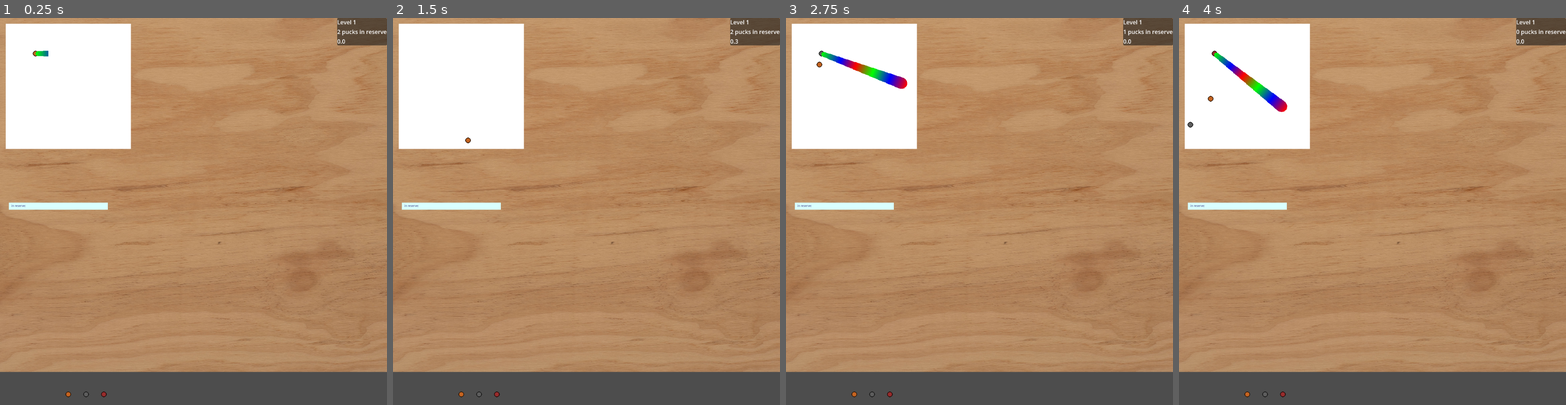
Above: before the commit, frames 1-4 (left to right).
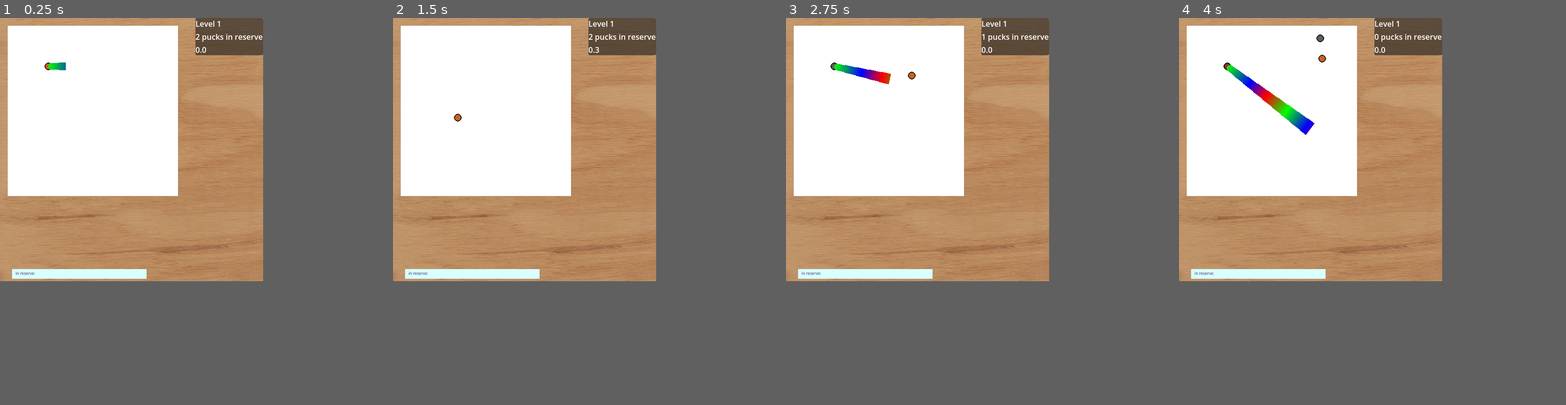
Above: after the commit, the same moments.

Repository: autumn-heights/levelherup-jam-2026
Game: Godot game, scene res://scenes/world.tscn
Same seed, same stepped clock (60 frames per second), same inputs: the game is played once before the commit and once after it.
Inputs (mouse positions are in pixels of both pictures, inside the frame that each line leads up to):
- Up to frame 1 (0.25 s): no input
- Up to frame 2 (1.5 s): tap Enter at 0.5 s; move the mouse to (671, 192) at 0.52 s; press the mouse at (671, 192) at 0.53 s; tap Space at 1.25 s; move the mouse to (509, 230) at 1.27 s; release the mouse at (509, 230) at 1.28 s; click (509, 230) at 1.35 s
- Up to frame 3 (2.75 s): move the mouse to (1018, 126) at 2.02 s; press the mouse at (1018, 126) at 2.03 s
- Up to frame 4 (4 s): move the mouse to (1353, 288) at 2.77 s; release the mouse at (1353, 288) at 2.78 s; click (1353, 288) at 2.85 s; move the mouse to (1488, 269) at 3.52 s; press the mouse at (1488, 269) at 3.53 s
In our replay, the window is 800x800 before the commit and 544x544 after it. These sizes can differ from the game's own. Grey fills any space a smaller window leaves; there, only what the larger window draws over its background counts as a difference.

The runs differ from the first frame. In frame 1, 59% of the frame differs, in the area x 0-100%, y 0-98%; in frame 2, 59%; in frame 3, 60%; in frame 4, 60%.

Commit message:
Added musak

Diff:
--- a/fill-bucket-golf/project.godot
+++ b/fill-bucket-golf/project.godot
@@ -17,8 +17,8 @@
 
 [display]
 
-window/size/viewport_width=1088
-window/size/viewport_height=1088
+window/size/viewport_width=544
+window/size/viewport_height=544
 window/stretch/mode="canvas_items"
 window/stretch/aspect="expand"
 window/stretch/scale_mode="integer"
@@ -27,6 +27,8 @@
 
 Wall=""
 Button=""
+AUDIO_Music=""
+Audio_Effect=""
 
 [input]
 
--- a/fill-bucket-golf/scenes/UI/canvas_layer.gd
+++ b/fill-bucket-golf/scenes/UI/canvas_layer.gd
@@ -5,3 +5,4 @@
 @onready var pucks_counter: Label = $InfoContainer/VBoxContainer/GridContainer/PucksCounter
 @onready var game_end_label = $GameEnd
 @onready var level_label: Label = $InfoContainer/VBoxContainer/LevelLabel
+@onready var info_container: PanelContainer = $InfoContainer
--- a/fill-bucket-golf/scenes/UI/splash_screen.tscn
+++ b/fill-bucket-golf/scenes/UI/splash_screen.tscn
@@ -2,6 +2,7 @@
 
 [ext_resource type="Script" uid="uid://d3cc7cwayqnhn" path="res://scenes/UI/splash_screen.gd" id="1_qn6m8"]
 [ext_resource type="Texture2D" uid="uid://5we87c2u6apx" path="res://icon.svg" id="2_u5mgf"]
+[ext_resource type="AudioStream" uid="uid://dltv4f4qs1fve" path="res://ART/GolfLoop1.wav" id="3_u5mgf"]
 
 [node name="SplashScreen" type="CanvasLayer" unique_id=1831439161]
 script = ExtResource("1_qn6m8")
@@ -90,3 +91,7 @@
 size_flags_horizontal = 4
 size_flags_vertical = 4
 text = "Return"
+
+[node name="AudioStreamPlayer2D" type="AudioStreamPlayer" parent="." unique_id=824973347 groups=["AUDIO_Music"]]
+stream = ExtResource("3_u5mgf")
+autoplay = true
--- a/fill-bucket-golf/scenes/puck.tscn
+++ b/fill-bucket-golf/scenes/puck.tscn
@@ -28,7 +28,7 @@
 [node name="CollisionShape2D" type="CollisionShape2D" parent="." unique_id=669082341]
 shape = SubResource("CircleShape2D_h7q0l")
 
-[node name="SamplePlayer" type="AudioStreamPlayer2D" parent="." unique_id=730197967]
+[node name="SamplePlayer" type="AudioStreamPlayer2D" parent="." unique_id=730197967 groups=["Audio_Effect"]]
 stream = SubResource("AudioStreamPolyphonic_drnfr")
 max_polyphony = 2
 script = ExtResource("3_ctoid")
--- a/fill-bucket-golf/scenes/world.gd
+++ b/fill-bucket-golf/scenes/world.gd
@@ -43,6 +43,7 @@
 
 # Called when the node enters the scene tree for the first time.
 func _ready() -> void:
+	$AudioStreamPlayer2D.play()
 	level_grid.position = level_grid.tile_set.tile_size * 0.5
 	#thrower.create_puck_request.connect(create_puck)
 	thrower.shoot_puck.connect(shoot_puck)
@@ -50,7 +51,6 @@
 
 	current_level = 1;
 	load_level(current_level);
-	$Borders.generate_borders(level_grid)
 
 
 # Called every frame. 'delta' is the elapsed time since the previous frame.
@@ -120,14 +120,26 @@
 
 func _on_report_puck_stopped(puck):
 	level_grid.puck_landed(puck)
+@export var table_border = 20
+@export var element_buffer = 10
 
 func load_level(level_id):
 	#TODO unload current level if exists
 	#TODO load level with id level_id
 	level_grid.construct_scene(filenames[level_id -1])
+	$Borders.generate_borders(level_grid)
 	pucks_in_hand = PUCK_INVENTORY_BY_LEVEL[level_id-1].size();
 	inventory.add_display_pucks(PUCK_INVENTORY_BY_LEVEL[level_id-1])
 	create_puck();
+
+	#TODO resize screen to show board + some extra fingies
+	orgainse_screen_elements()
+
+func orgainse_screen_elements():
+	var board_area = level_grid.get_used_rect()
+	var h_ui = ui_layer.info_container
+	var v_ui = inventory
+	pass
 
 func wrap_up_level():
 	#TODO ask the level for how well it's coloured in and get a score
--- a/fill-bucket-golf/scenes/world.tscn
+++ b/fill-bucket-golf/scenes/world.tscn
@@ -7,6 +7,7 @@
 [ext_resource type="Texture2D" uid="uid://k6ykkqevuhbd" path="res://ART/Texturelabs_Wood_266L.jpg" id="2_i7141"]
 [ext_resource type="Script" uid="uid://dpf4n35y738ly" path="res://scenes/borders.gd" id="3_71j4m"]
 [ext_resource type="PackedScene" uid="uid://cxwry3wfpwcdb" path="res://scenes/UI/canvas_layer.tscn" id="4_k0juu"]
+[ext_resource type="AudioStream" uid="uid://dltv4f4qs1fve" path="res://ART/GolfLoop1.wav" id="8_4mrxx"]
 
 [node name="World" type="Node2D" unique_id=90205617]
 script = ExtResource("1_rwgxs")
@@ -44,3 +45,8 @@
 
 [node name="Inventory" parent="." unique_id=933600528 instance=ExtResource("2_71j4m")]
 position = Vector2(71, 529)
+
+[node name="AudioStreamPlayer2D" type="AudioStreamPlayer" parent="." unique_id=1832475834]
+stream = ExtResource("8_4mrxx")
+pitch_scale = 1.2
+autoplay = true
Not shown, changed: fill-bucket-golf/ART/GolfLoop1.wav.import
